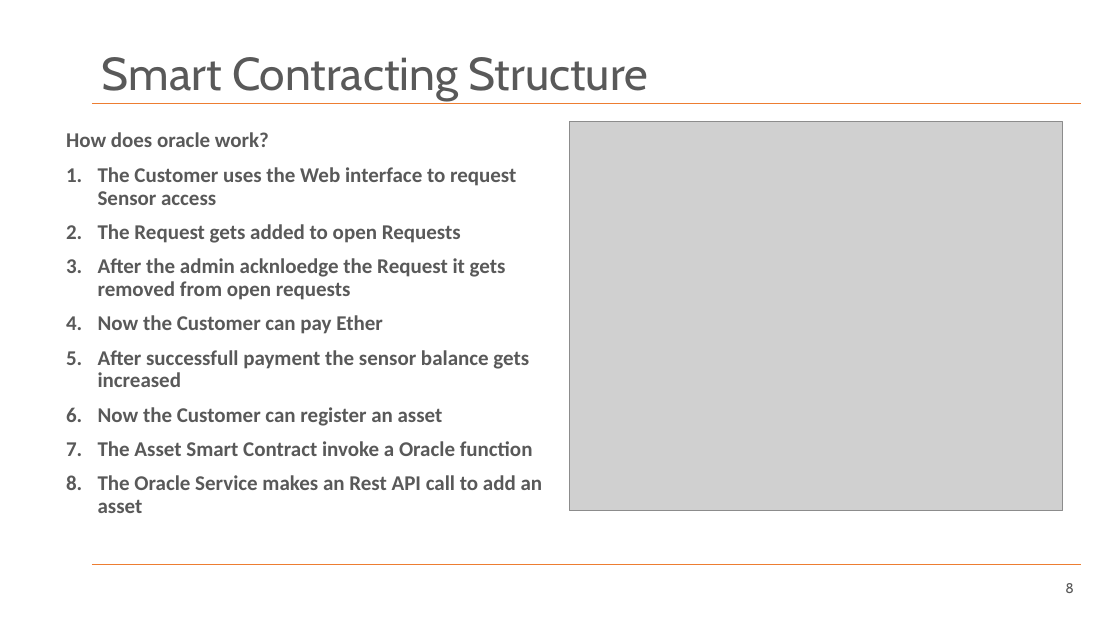
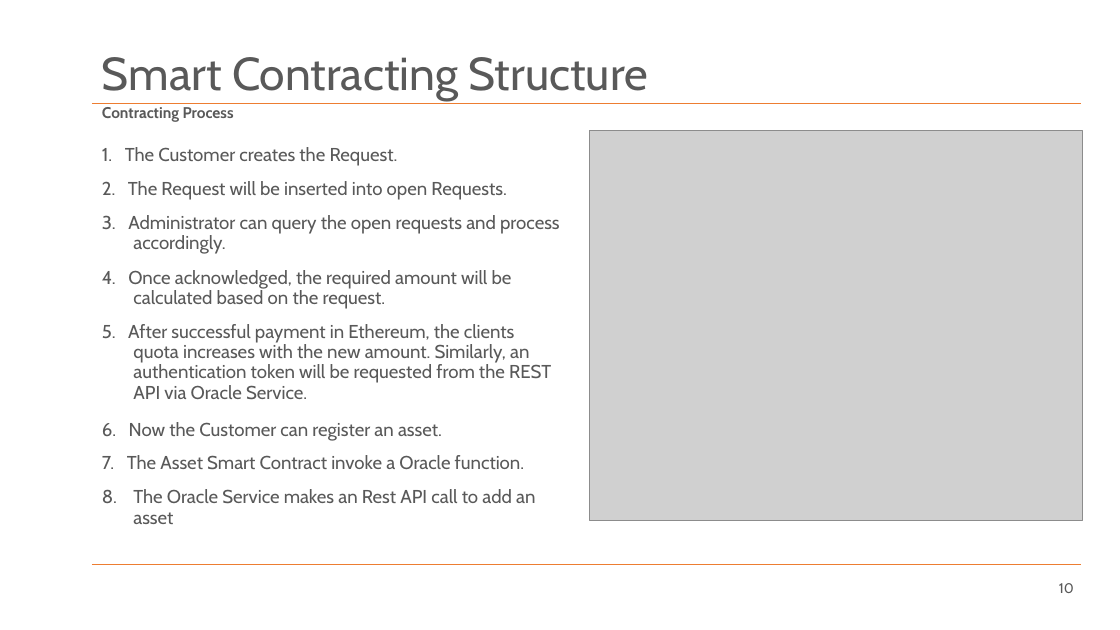
Before and after one commit to SachiHarshitha/HDa_TeamProject_SS21, a slide deck: slide 10 of 00_Documentation/M03_TeamProject_Haid_UWB-Presentation.pptx (slide 8 before the commit). Drawn at 1120x630 pixels with LibreOffice and Linux fonts; fonts in the diff are those of the drawing; grey boxes stand for pictures; background and template pictures are left out. Boxes give left, top, right and bottom in pixels: in the first picture for what was removed or moved away, otherwise in the second. Text is boxed around its words. In the diff, an @@ line names an element or a change of style, - is before the commit and + after.

```diff
--- a/00_Documentation/M03_TeamProject_Haid_UWB-Presentation.pptx
+++ b/00_Documentation/M03_TeamProject_Haid_UWB-Presentation.pptx
@@ subtitle added at [102, 107, 234, 122], 13.3 pt, text #595959, bold @@
+Contracting Process
@@ text at [102, 147, 398, 166]: text changed; size 18 to 16 pt; font Calibri to Cabin; bold off @@
-How does oracle work?
-1. The Customer uses the Web interface to request Sensor access
-2. The Request gets added to open Requests
-3. After the admin acknloedge the Request it gets removed from open requests
-4. Now the Customer can pay Ether
-5. After successfull payment the sensor balance gets increased
-6. Now the Customer can register an asset
-7. The Asset Smart Contract invoke a Oracle function
-8. The Oracle Service makes an Rest API call to add an asset
+1. The Customer creates the Request.
@@ picture: place and size @@
-picture at [570, 122, 1063, 511]
+picture at [589, 131, 1082, 520]
@@ text added at [102, 181, 507, 200], 16 pt, text #595959 @@
+2. The Request will be inserted into open Requests.
@@ text added at [102, 215, 560, 254], 16 pt, text #595959 @@
+3. Administrator can query the open requests and process accordingly.
@@ text added at [102, 270, 512, 309], 16 pt, text #595959 @@
+4. Once acknowledged, the required amount will be calculated based on the request.
@@ text added at [102, 324, 551, 400], 16 pt, text #595959 @@
+5. After successful payment in Ethereum, the clients quota increases with the new amount. Similarly, an authentication token will be requested from the REST API via Oracle Service.
@@ text added at [102, 422, 442, 441], 16 pt, text #595959 @@
+6. Now the Customer can register an asset.
@@ text added at [102, 455, 524, 470], 16 pt, text #595959 @@
+7. The Asset Smart Contract invoke a Oracle function.
@@ text added at [133, 489, 535, 524], 16 pt, text #595959 @@
+8. The Oracle Service makes an Rest API call to add an asset
@@ page number at [1059, 583, 1074, 593]: text changed @@
-8
+10
```
Also in this commit, not shown: 9 other slides changed, 3 slides added, 2 slides removed, 11 other files.
